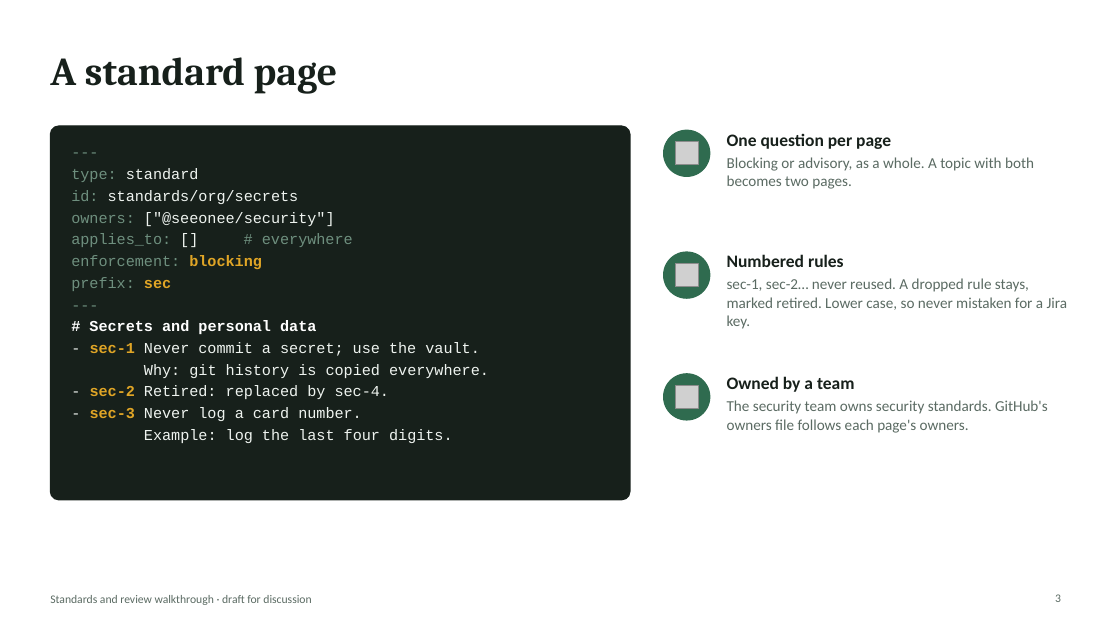
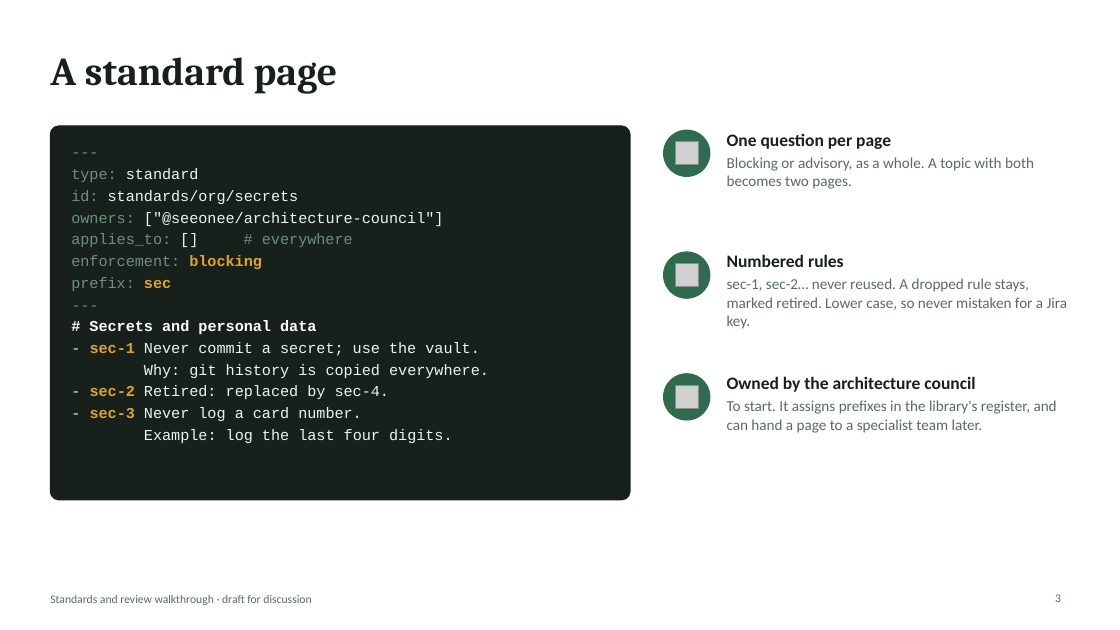
Before and after one commit to rahulnyk/bagheera, a slide deck: slide 3 of docs/design/standards-and-review-walkthrough.pptx. Drawn at 1120x630 pixels with LibreOffice and Linux fonts; fonts in the diff are those of the drawing; grey boxes stand for pictures. Boxes give left, top, right and bottom in pixels: in the first picture for what was removed or moved away, otherwise in the second. Text is boxed around its words. In the diff, an @@ line names an element or a change of style, - is before the commit and + after.

```diff
--- a/docs/design/standards-and-review-walkthrough.pptx
+++ b/docs/design/standards-and-review-walkthrough.pptx
@@ text at [71,212,444,226]: text changed @@
-owners: ["@seeonee/security"]
+owners: ["@seeonee/architecture-council"]
@@ text at [727,376,1057,433]: text changed @@
-Owned by a team
-The security team owns security standards. GitHub's owners file follows each page's owners.
+Owned by the architecture council
+To start. It assigns prefixes in the library's register, and can hand a page to a specialist team later.
```
Also in this commit, not shown: 5 other slides changed, 1 other file.
